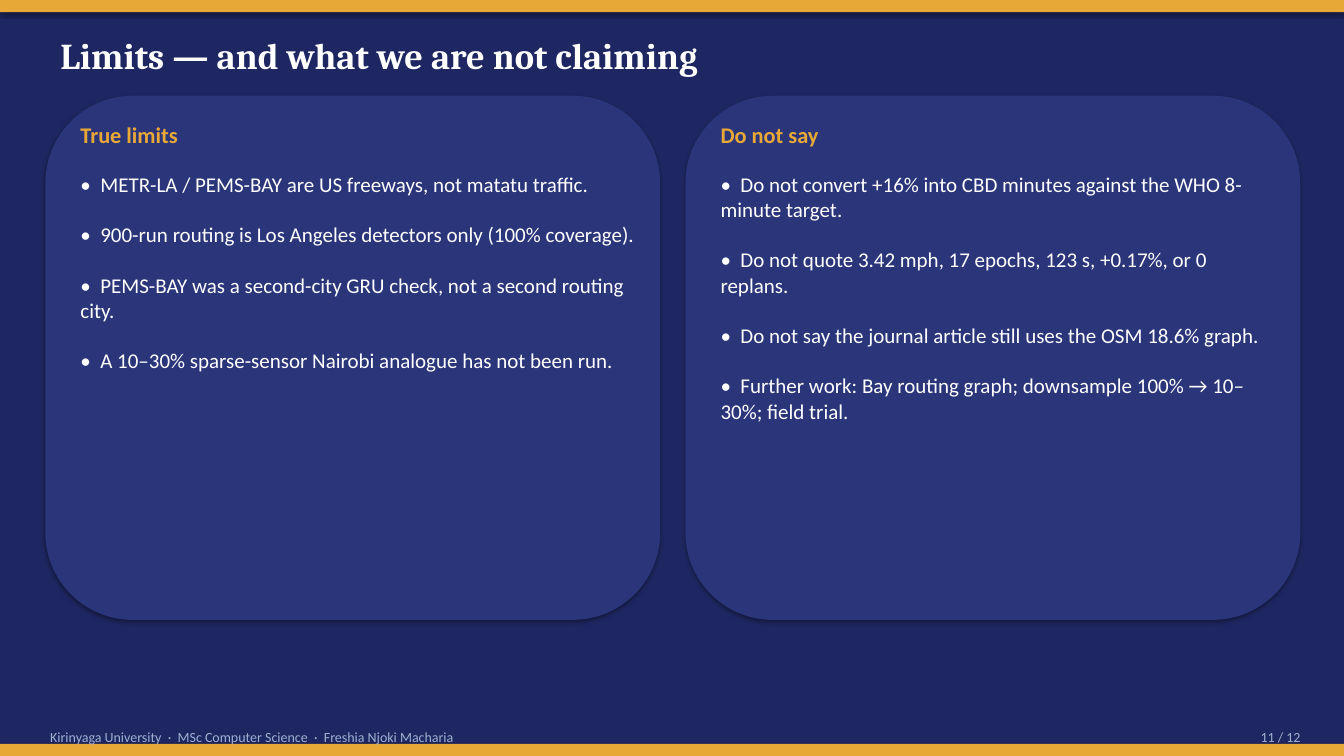
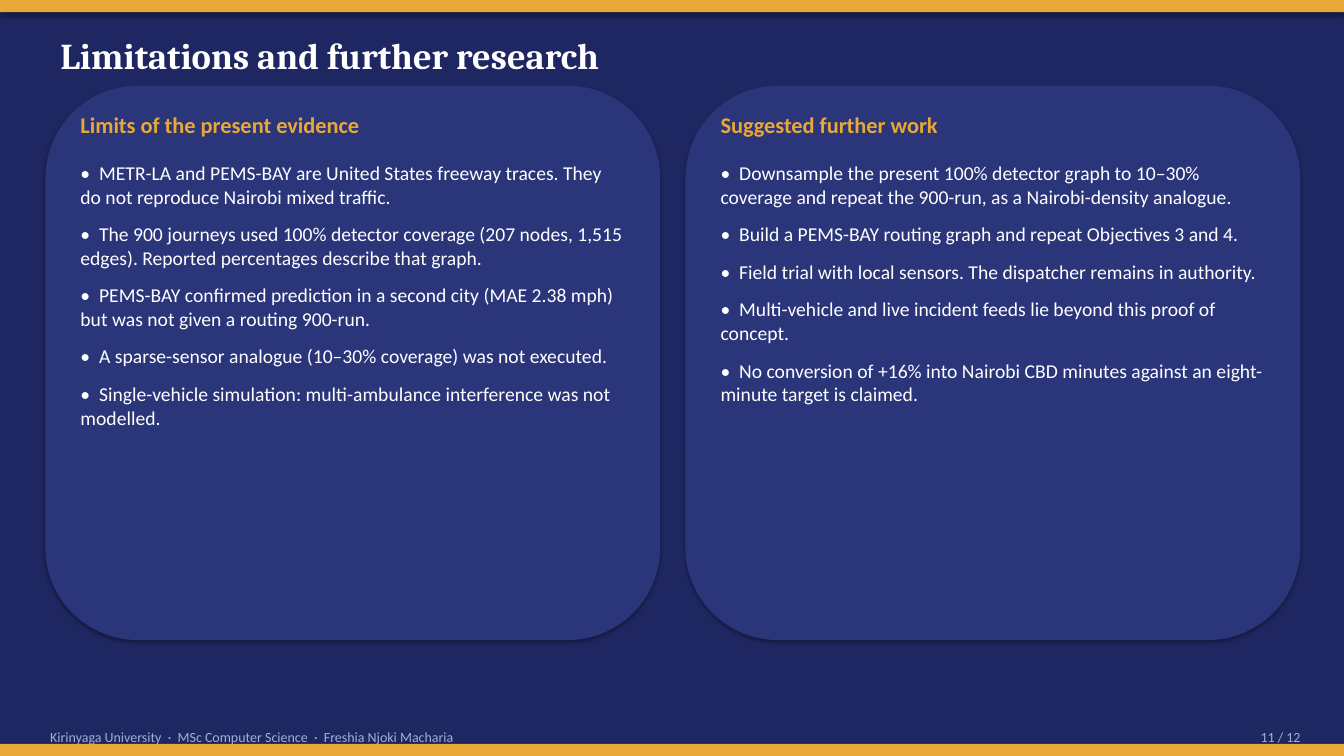
Before and after one commit to Freshia-Njoki/Emergency_Routing, a slide deck: slide 11 of docs/Freshia_Njoki_Obj34_Findings_Presentation.pptx. Drawn at 1344x756 pixels with LibreOffice and Linux fonts; fonts in the diff are those of the drawing. Boxes give left, top, right and bottom in pixels: in the first picture for what was removed or moved away, otherwise in the second. Text is boxed around its words. In the diff, an @@ line names an element or a change of style, - is before the commit and + after.

```diff
--- a/docs/Freshia_Njoki_Obj34_Findings_Presentation.pptx
+++ b/docs/Freshia_Njoki_Obj34_Findings_Presentation.pptx
@@ text at (x1=60, y1=43, x2=599, y2=70): text changed @@
-Limits — and what we are not claiming
+Limitations and further research
@@ rounded rectangle resized from (x1=45, y1=96, x2=660, y2=620) to (x1=45, y1=86, x2=660, y2=640) @@
@@ rounded rectangle resized from (x1=686, y1=96, x2=1301, y2=620) to (x1=686, y1=86, x2=1301, y2=640) @@
@@ text at (x1=80, y1=117, x2=359, y2=137): text changed @@
-True limits
+Limits of the present evidence
@@ text at (x1=721, y1=117, x2=938, y2=137): text changed @@
-Do not say
+Suggested further work
@@ text at (x1=80, y1=166, x2=622, y2=425): text changed; size 15 to 14 pt @@
-• METR-LA / PEMS-BAY are US freeways, not matatu traffic.
-• 900-run routing is Los Angeles detectors only (100% coverage).
-• PEMS-BAY was a second-city GRU check, not a second routing city.
-• A 10–30% sparse-sensor Nairobi analogue has not been run.
+• METR-LA and PEMS-BAY are United States freeway traces. They do not reproduce Nairobi mixed traffic.
+• The 900 journeys used 100% detector coverage (207 nodes, 1,515 edges). Reported percentages describe that graph.
+• PEMS-BAY confirmed prediction in a second city (MAE 2.38 mph) but was not given a routing 900-run.
+• A sparse-sensor analogue (10–30% coverage) was not executed.
+• Single-vehicle simulation: multi-ambulance interference was not modelled.
@@ text at (x1=721, y1=166, x2=1262, y2=405): text changed; size 15 to 14 pt @@
-• Do not convert +16% into CBD minutes against the WHO 8-minute target.
-• Do not quote 3.42 mph, 17 epochs, 123 s, +0.17%, or 0 replans.
-• Do not say the journal article still uses the OSM 18.6% graph.
-• Further work: Bay routing graph; downsample 100% → 10–30%; field trial.
+• Downsample the present 100% detector graph to 10–30% coverage and repeat the 900-run, as a Nairobi-density analogue.
+• Build a PEMS-BAY routing graph and repeat Objectives 3 and 4.
+• Field trial with local sensors. The dispatcher remains in authority.
+• Multi-vehicle and live incident feeds lie beyond this proof of concept.
+• No conversion of +16% into Nairobi CBD minutes against an eight-minute target is claimed.
```
Also in this commit, not shown: 6 other slides changed, 5 slides added, 5 slides removed, 12 other files.
